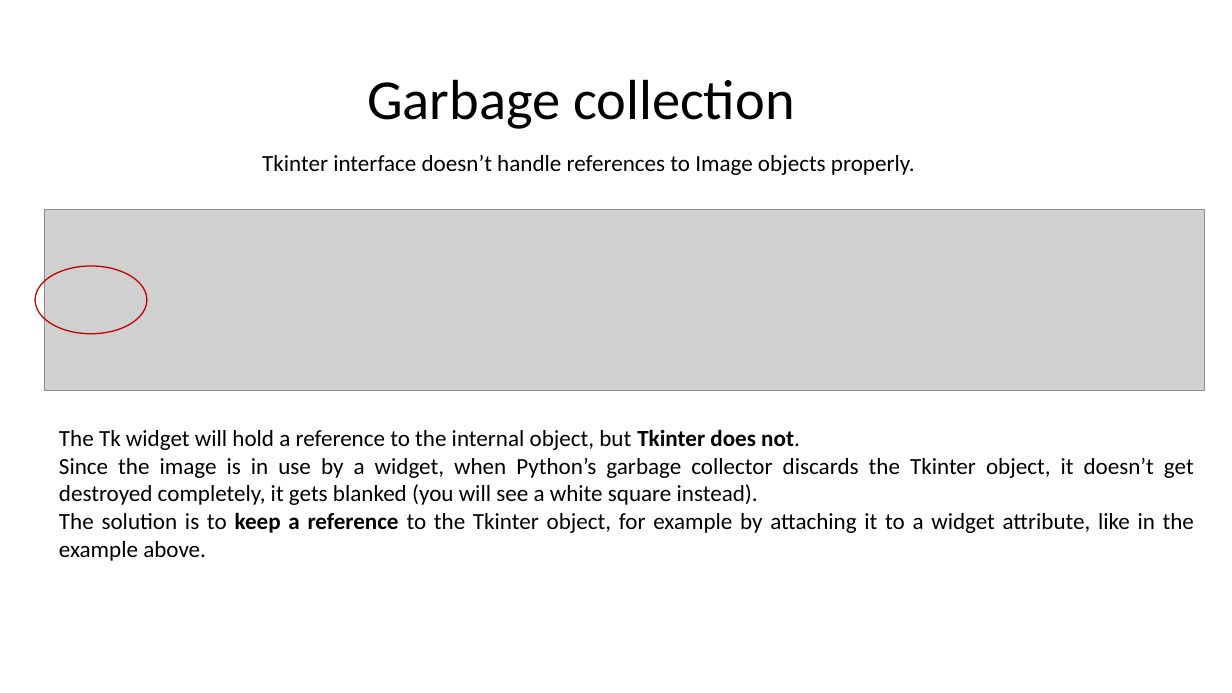
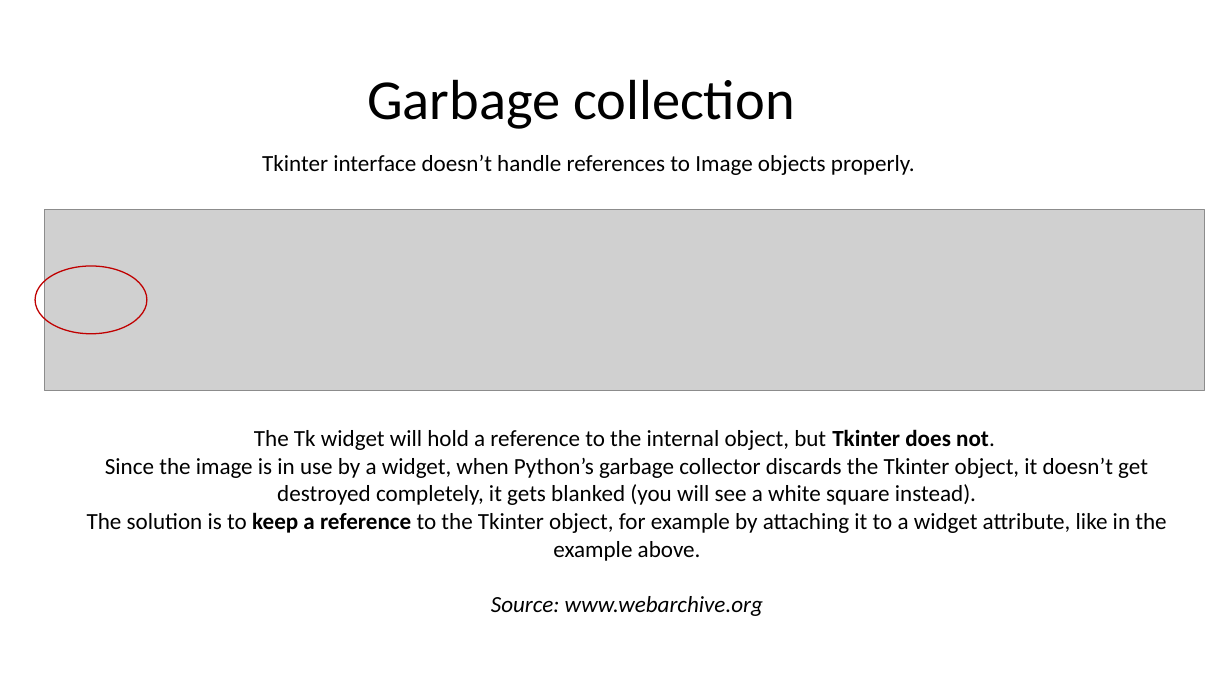
Before and after one commit to RubyDoma/point-and-click, a slide deck: slide 6 of PPT/Presentation.pptx. Drawn at 1232x693 pixels with LibreOffice and Linux fonts; fonts in the diff are those of the drawing; grey boxes stand for pictures. Boxes give left, top, right and bottom in pixels: in the first picture for what was removed or moved away, otherwise in the second. Text is boxed around its words. In the diff, an @@ line names an element or a change of style, - is before the commit and + after.

```diff
--- a/PPT/Presentation.pptx
+++ b/PPT/Presentation.pptx
@@ text at bbox=[87, 429, 1166, 561]: alignment justified to centre @@
@@ text at bbox=[491, 596, 763, 616]: paragraph added @@
+Source: www.webarchive.org
```
Also in this commit, not shown: 3 other slides changed, 1 other file.
